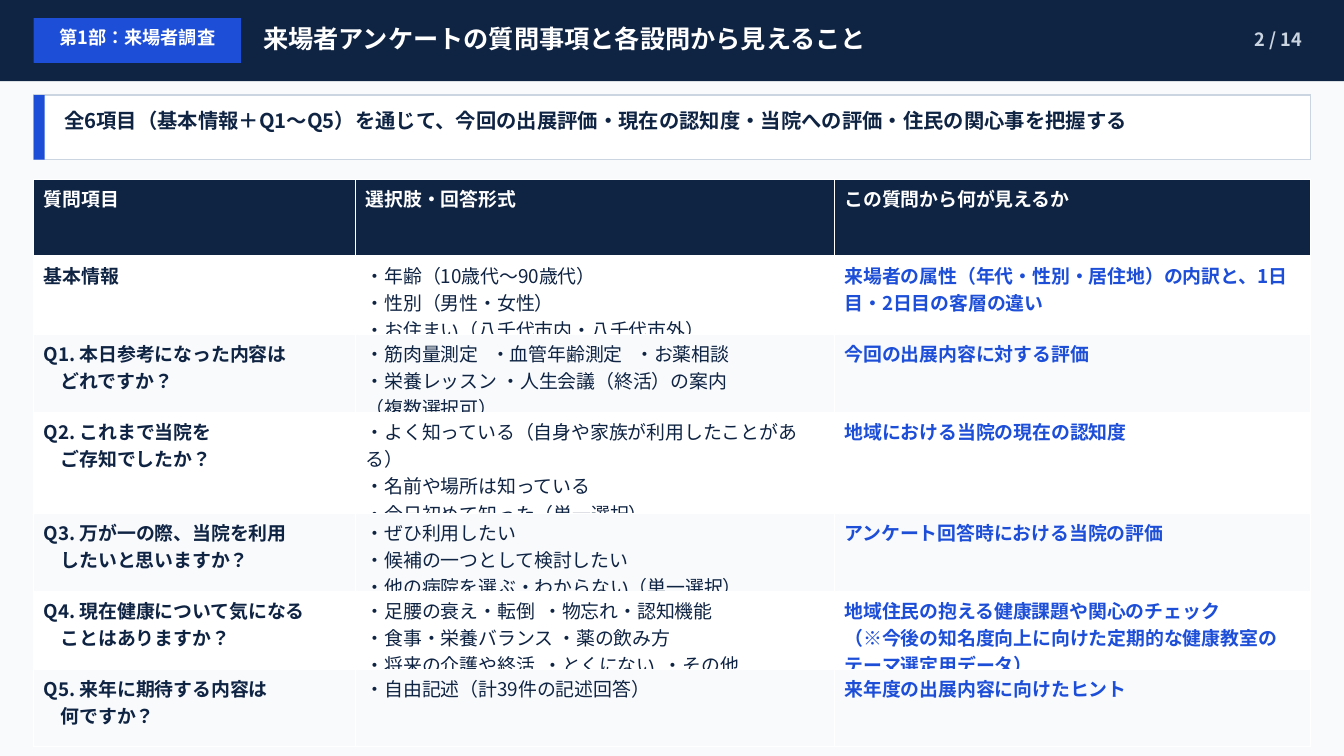
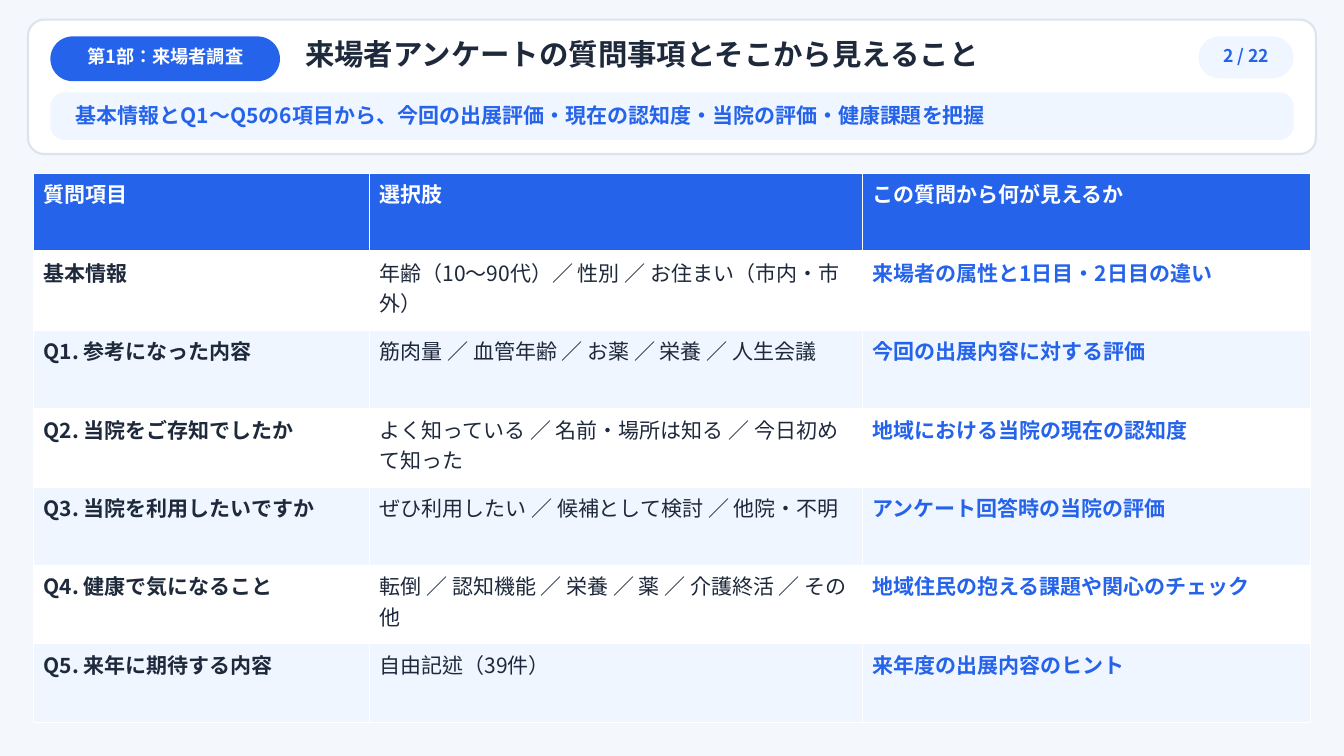
Before and after one commit to noriyukihoshina/yachiyo-survey-analyzer, a slide deck: slide 2 of 八千代リハビリテーション病院_どーんと祭出展結果報告_四役プレゼン.pptx. Drawn at 1344x756 pixels with LibreOffice and Linux fonts; fonts in the diff are those of the drawing. Boxes give left, top, right and bottom in pixels: in the first picture for what was removed or moved away, otherwise in the second. Text is boxed around its words. In the diff, an @@ line names an element or a change of style, - is before the commit and + after.

```diff
--- a/八千代リハビリテーション病院_どーんと祭出展結果報告_四役プレゼン.pptx
+++ b/八千代リハビリテーション病院_どーんと祭出展結果報告_四役プレゼン.pptx
@@ rectangle at (0, 0, 1344, 756): fill #F8FAFC to #F4F7FB @@
@@ rounded rectangle: place and size @@
-rounded rectangle at (0, 0, 1344, 82)
+rounded rectangle at (28, 19, 1317, 153)
@@ rounded rectangle at (28, 19, 1317, 153): rectangle to rounded rectangle; fill #0F2342 to #FFFFFF; outline none to #DBE4F0 1.5 pt @@
@@ text "第1部：来場者調査": place and size @@
-text "第1部：来場者調査" at (59, 28, 215, 46)
+text "第1部：来場者調査" at (87, 47, 243, 65)
@@ rounded rectangle: place and size @@
-rounded rectangle at (33, 18, 241, 63)
+rounded rectangle at (50, 36, 280, 81)
@@ rounded rectangle at (50, 36, 280, 81): rectangle to rounded rectangle; fill #1D4ED8 to #2563EB @@
@@ text at (305, 40, 978, 68): text changed; size 18 to 21 pt; text colour #FFFFFF to #1E293B @@
-来場者アンケートの質問事項と各設問から見えること
+来場者アンケートの質問事項とそこから見えること
@@ rounded rectangle added at (1199, 36, 1294, 79), fill #EFF6FF @@
@@ text at (1223, 49, 1269, 62): text changed; size 13 to 12.5 pt; text colour #CBD5E1 to #2563EB @@
-2 / 14
+2 / 22
@@ rectangle removed at (33, 95, 1311, 159) @@
@@ rectangle removed at (33, 95, 44, 159) @@
@@ rounded rectangle added at (50, 93, 1294, 140), fill #EFF6FF @@
@@ text at (76, 105, 985, 127): text changed; size 14.5 to 15 pt; text colour #0F2342 to #2563EB @@
-全6項目（基本情報＋Q1〜Q5）を通じて、今回の出展評価・現在の認知度・当院への評価・住民の関心事を把握する
+基本情報とQ1〜Q5の6項目から、今回の出展評価・現在の認知度・当院の評価・健康課題を把握
@@ table at (33, 173, 1310, 722) @@
-row 1, column 2: 選択肢・回答形式
+row 1, column 2: 選択肢
-row 2, column 2: ・年齢（10歳代〜90歳代） ・性別（男性・女性） ・お住まい（八千代市内・八千代市外）
+row 2, column 2: 年齢（10〜90代）／ 性別 ／ お住まい（市内・市外）
-row 2, column 3: 来場者の属性（年代・性別・居住地）の内訳と、1日目・2日目の客層の違い
+row 2, column 3: 来場者の属性と1日目・2日目の違い
-row 3, column 1: Q1. 本日参考になった内容は どれですか？
+row 3, column 1: Q1. 参考になった内容
-row 3, column 2: ・筋肉量測定 ・血管年齢測定 ・お薬相談 ・栄養レッスン ・人生会議（終活）の案内 （複数選択可）
+row 3, column 2: 筋肉量 ／ 血管年齢 ／ お薬 ／ 栄養 ／ 人生会議
-row 4, column 1: Q2. これまで当院を ご存知でしたか？
+row 4, column 1: Q2. 当院をご存知でしたか
-row 4, column 2: ・よく知っている（自身や家族が利用したことがある） ・名前や場所は知っている ・今日初めて知った（単一選択）
+row 4, column 2: よく知っている ／ 名前・場所は知る ／ 今日初めて知った
-row 5: Q3. 万が一の際、当院を利用 したいと思いますか？ | ・ぜひ利用したい ・候補の一つとして検討したい ・他の病院を選ぶ・わからない（単一選択） | アンケート回答時における当院の評価
+row 5: Q3. 当院を利用したいですか | ぜひ利用したい ／ 候補として検討 ／ 他院・不明 | アンケート回答時の当院の評価
-row 6: Q4. 現在健康について気になる ことはありますか？ | ・足腰の衰え・転倒 ・物忘れ・認知機能 ・食事・栄養バランス ・薬の飲み方 ・将来の介護や終活 ・とくにない ・その他 | 地域住民の抱える健康課題や関心のチェック （※今後の知名度向上に向けた定期的な健康教室のテーマ選定用データ）
+row 6: Q4. 健康で気になること | 転倒 ／ 認知機能 ／ 栄養 ／ 薬 ／ 介護終活 ／ その他 | 地域住民の抱える課題や関心のチェック
-row 7: Q5. 来年に期待する内容は 何ですか？ | ・自由記述（計39件の記述回答） | 来年度の出展内容に向けたヒント
+row 7: Q5. 来年に期待する内容 | 自由記述（39件） | 来年度の出展内容のヒント
@@ fill #0F2342 to #2563EB in row 1 @@
@@ fill #F8FAFC to #EFF6FF in 9 cells @@
@@ size 13.5 to 15 pt in "質問項目", "この質問から何が見えるか", "基本情報", "今回の出展内容に対する評価" and 1 more places @@
@@ text colour #0F2342 to #1E293B in "基本情報" @@
@@ text colour #1D4ED8 to #2563EB in "今回の出展内容に対する評価", "地域における当院の現在の認知度" @@
@@ table: place and size @@
-table at (33, 179, 1310, 729)
+table at (33, 173, 1310, 722)
```
Also in this commit, not shown: 11 other slides changed, 10 slides added, 2 slides removed, 2 other files.
